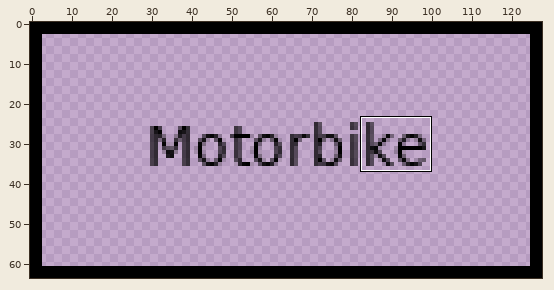
Two versions of one sprite sheet, images/motorbike.png. The picture above shows the old version from afar; the outline marks the close-up.
Close-up. As it was:
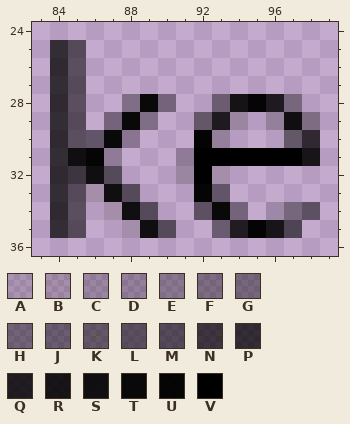
The file is 128x64 pixels. Pixels under 10% opacity are left out. Colours within 5 levels of each other are drawn and written as one. Shown: x 83..99, y 24..36. The commit also changed other parts of the picture, which this record leaves out.
Palette (. is transparent): A #00000021  B #0000002a  C #00000036  D #0000003f  E #0000004c  F #0000005d  G #00000064  H #0000006a  J #00000074  K #0000007d  L #00000088  M #00000090  N #000000b0  P #000000bc  Q #000000d5  R #000000e0  S #000000e8  T #000000f2  U #000000f8  V #000000
After:
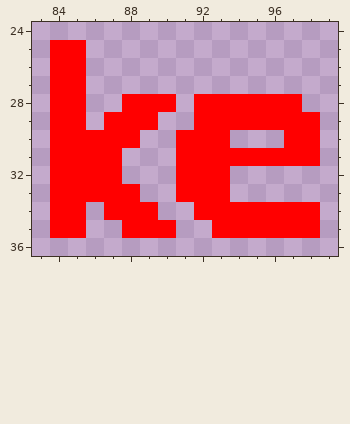
What changed:
colour V: #000000 -> #ff0000
y 25..27: x 84..85 PL -> VV
y 28: x 84..85 PL -> VV; x 88..90 ETF -> VVV; x 92..97 .JRUQG -> VVVVVV
y 29: x 84..85 PL -> VV; x 87..89 FTE -> VVV; x 92..98 KQC.DSF -> VVVVVVV
y 30: x 84..88 PLJTD -> VVVVV; x 91..93 .UD -> VVV; x 97..98 KP -> VV
y 31: x 84..87 PSUC -> VVVV; x 91 C -> V; x 98 R -> V
y 32: x 84..87 PNSM -> VVVV; x 91 C -> V; x 93 B -> V
y 33: x 84..88 PLBSM -> VVVVV; x 91..93 .UJ -> VVV
y 34: x 84..85 PL -> VV; x 87..89 BSM -> VVV; x 92..98 KTF.AGK -> VVVVVVV
y 35: x 84..85 PL -> VV; x 88..90 BSM -> VVV; x 93..98 HQURM. -> VVVVVV
